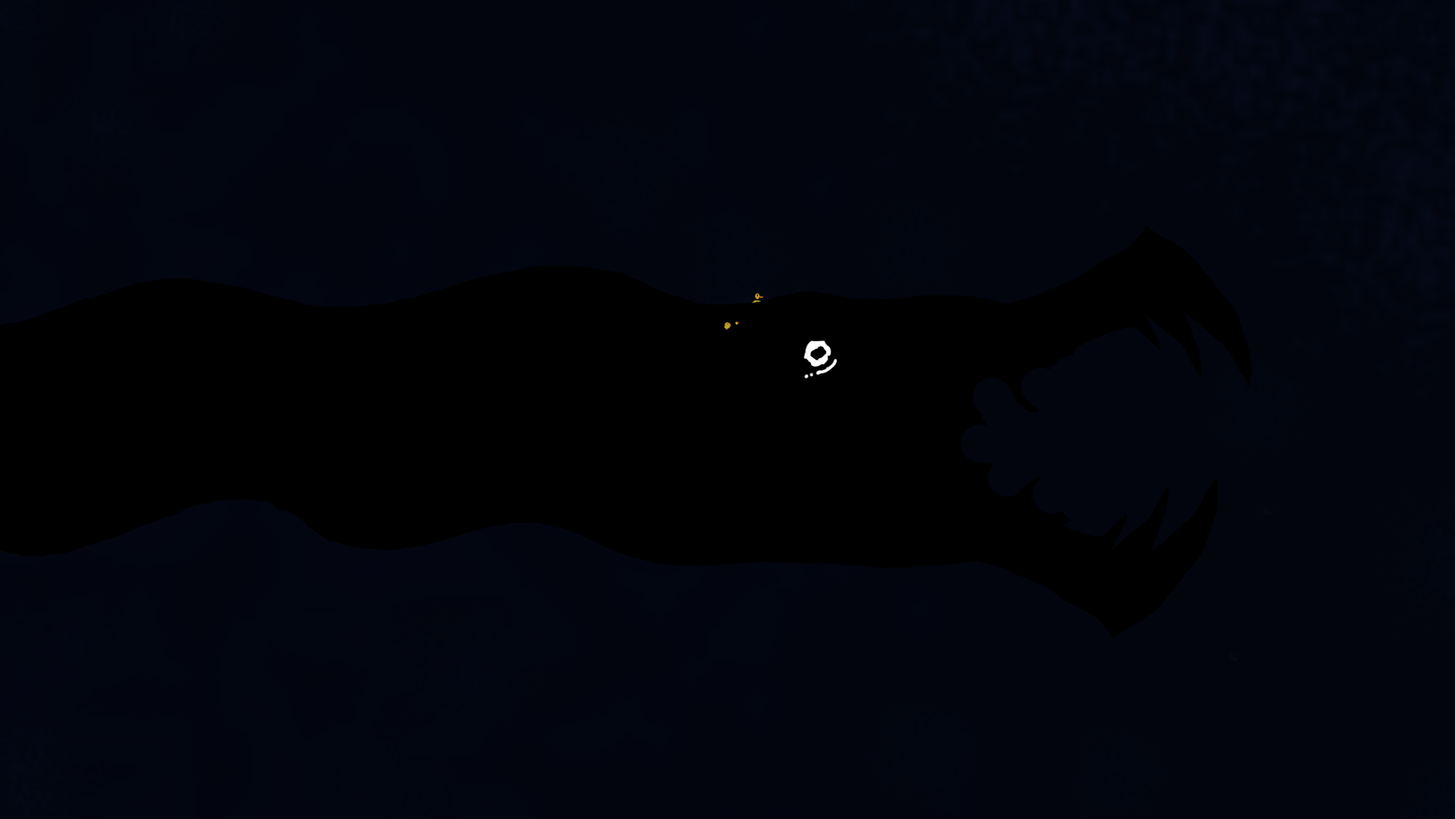
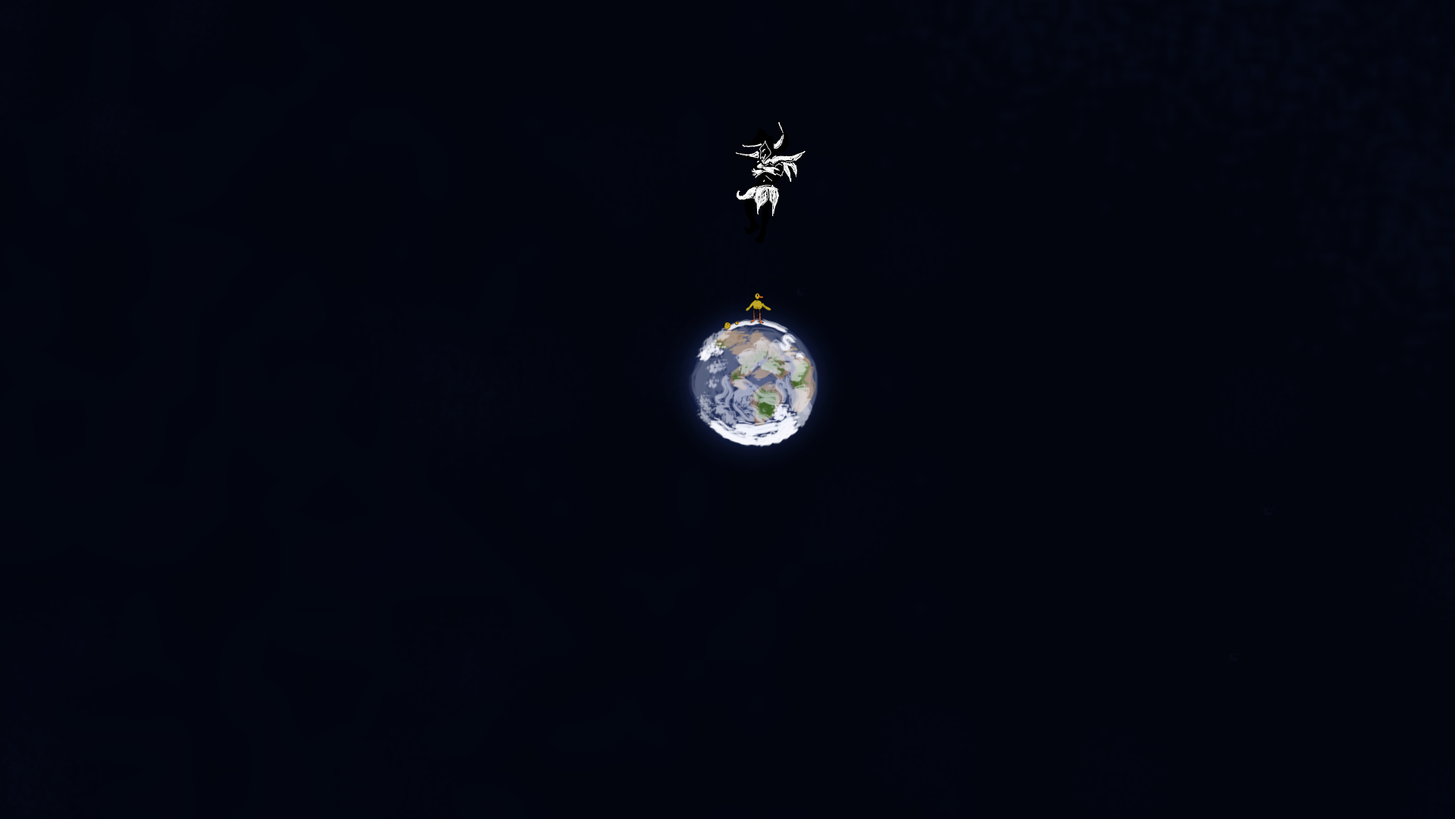
Two versions of the same layered image (1455 x 819). Layer-by-layer changes:
added group "Jack" with 2 layers in group "ENM" over [733, 119, 807, 244]
added layer "JackSp" in group "Jack" over [735, 122, 806, 217]
added layer "JackSi" in group "Jack" over [733, 119, 807, 244]
hid group "WorldEater" (4 layers) over [0, 225, 1253, 638]
showed "Hintergrund" over [0, 119, 1253, 638]
